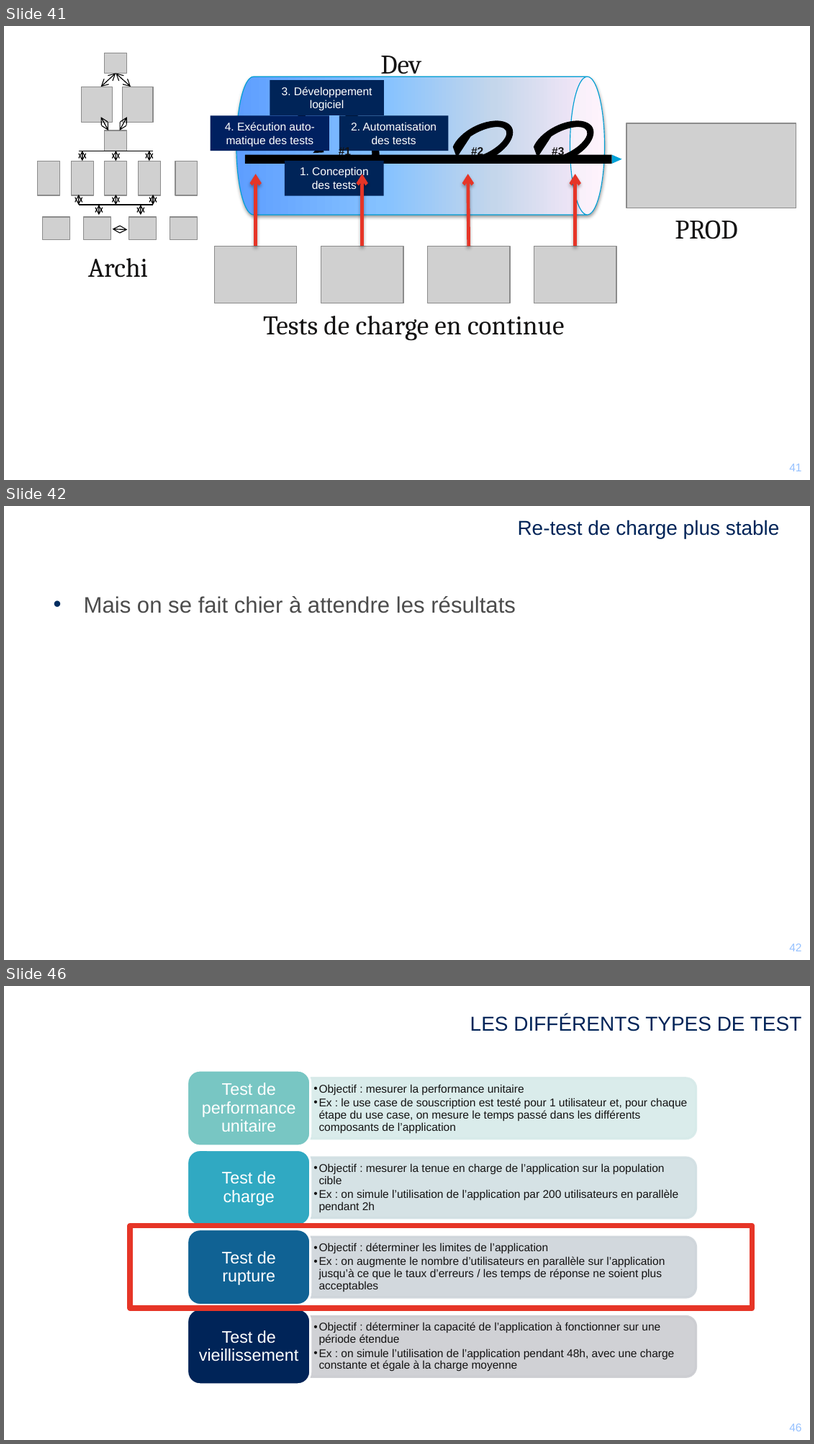
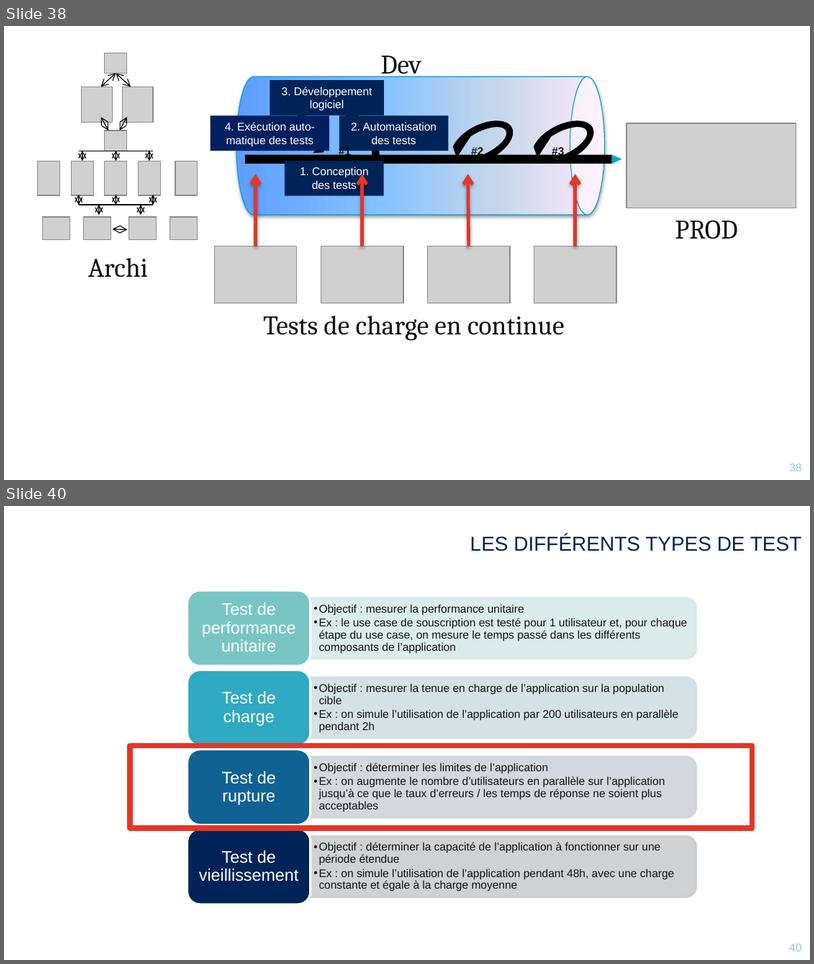
Before and after one commit to mikrob/perfuniversity, a slide deck: PerfUniversity.pptx. Shown one above the other, each under a label of ours: slides 41, 42 and 46 before the commit, slides 38 and 40 after it; the slides between them are not shown. The pictures are 814x1444 and 814x964 pixels, drawn with LibreOffice and Linux fonts; fonts in the diff are those of the drawing; grey boxes stand for pictures; background and template pictures are left out. Boxes give left, top, right and bottom in pixels: in the first picture for what was removed or moved away, otherwise in the second. Text is boxed around its words. In the diff, an @@ line names an element or a change of style, - is before the commit and + after.

```diff
--- a/PerfUniversity.pptx
+++ b/PerfUniversity.pptx
@@ slide 42 removed at (x1=4, y1=506, x2=810, y2=960), background picture (left out); not listed: 2 template elements that a slide beside it also shows @@
@@ title removed at (x1=518, y1=520, x2=780, y2=538) @@
-Re-test de charge plus stable
@@ text removed at (x1=84, y1=596, x2=516, y2=613) @@
-• Mais on se fait chier à attendre les résultats
@@ what was slide 41 is now slide 38 @@
@@ page number at (x1=783, y1=463, x2=795, y2=471): text changed @@
-41
+38
@@ page number at (x1=790, y1=463, x2=802, y2=471): text changed @@
-41
+38
@@ what was slide 46 is now slide 40 @@
@@ page number at (x1=790, y1=943, x2=802, y2=951): text changed @@
-46
+40
```
Also in this commit, not shown: 14 slides changed, 8 slides added, 11 other slides removed.
